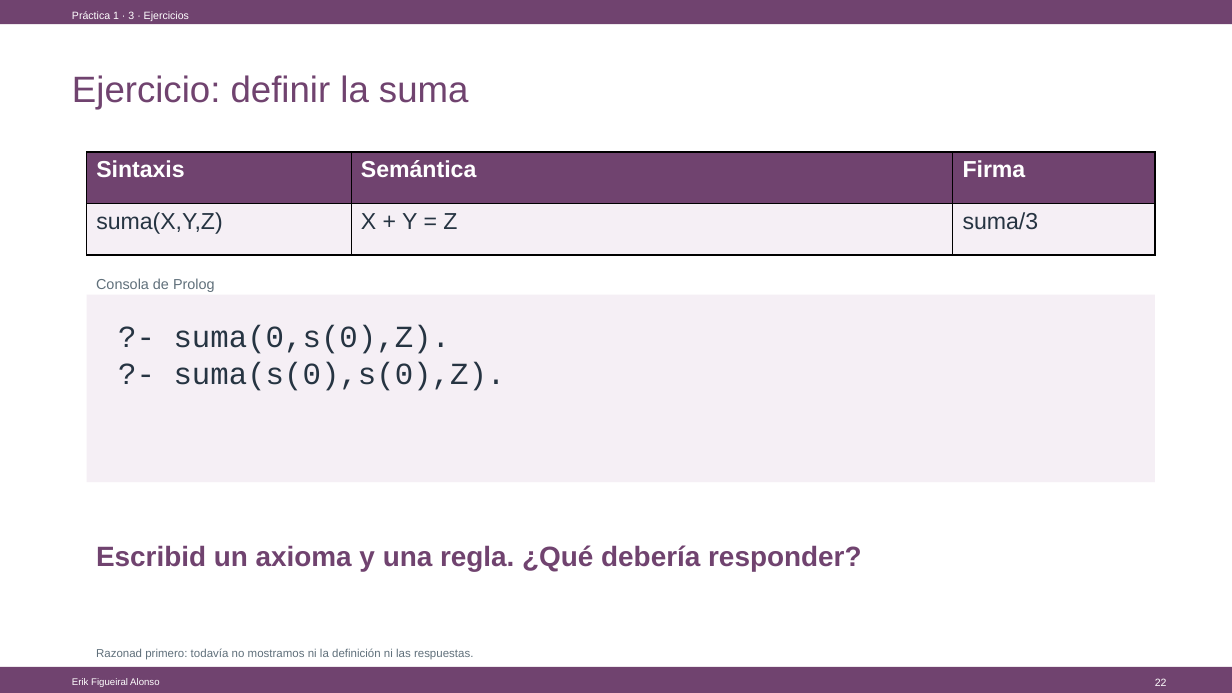
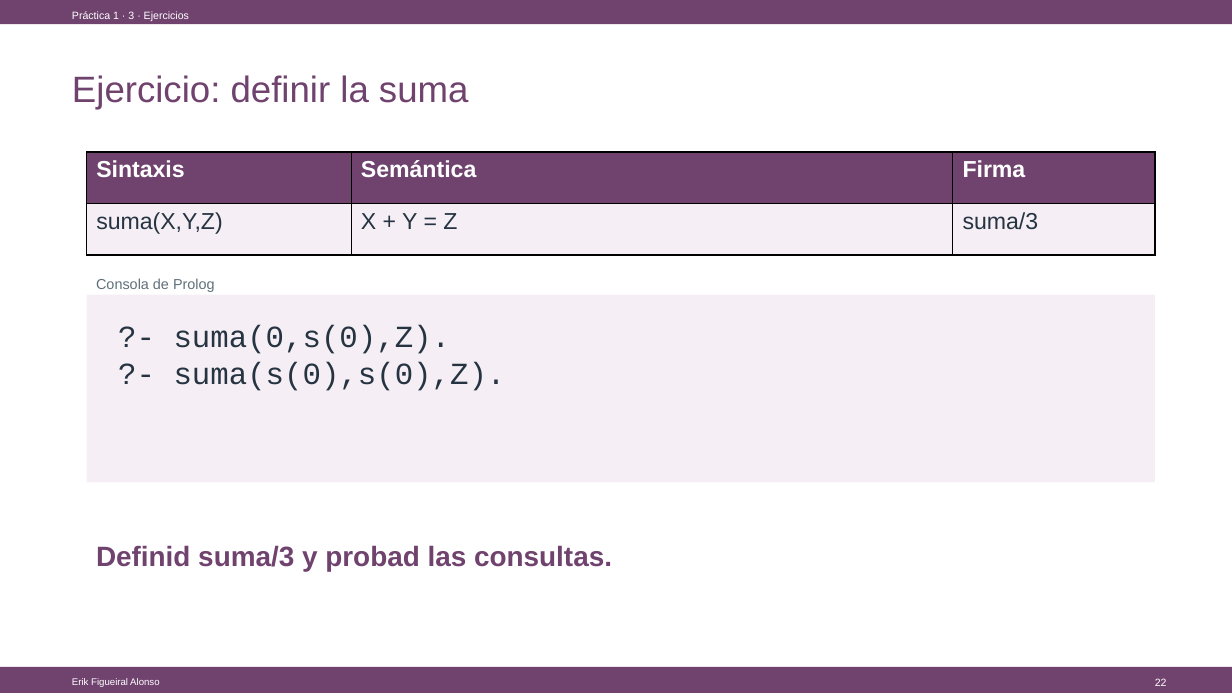
Before and after one commit to Figueiral-Alonso/Docencia, a slide deck: slide 22 of 26/Lógica Computacional/LAB1/LAB1_Introduccion_a_Prolog.pptx. Drawn at 1232x693 pixels with LibreOffice and Linux fonts; fonts in the diff are those of the drawing. Boxes give left, top, right and bottom in pixels: in the first picture for what was removed or moved away, otherwise in the second. Text is boxed around its words. In the diff, an @@ line names an element or a change of style, - is before the commit and + after.

```diff
--- a/26/Lógica Computacional/LAB1/LAB1_Introduccion_a_Prolog.pptx
+++ b/26/Lógica Computacional/LAB1/LAB1_Introduccion_a_Prolog.pptx
@@ text at <box>96,545,612,572</box>: text changed @@
-Escribid un axioma y una regla. ¿Qué debería responder?
+Definid suma/3 y probad las consultas.
@@ text removed at <box>96,648,473,660</box> @@
-Razonad primero: todavía no mostramos ni la definición ni las respuestas.
```
Also in this commit, not shown: 6 other slides changed, 3 other files.
